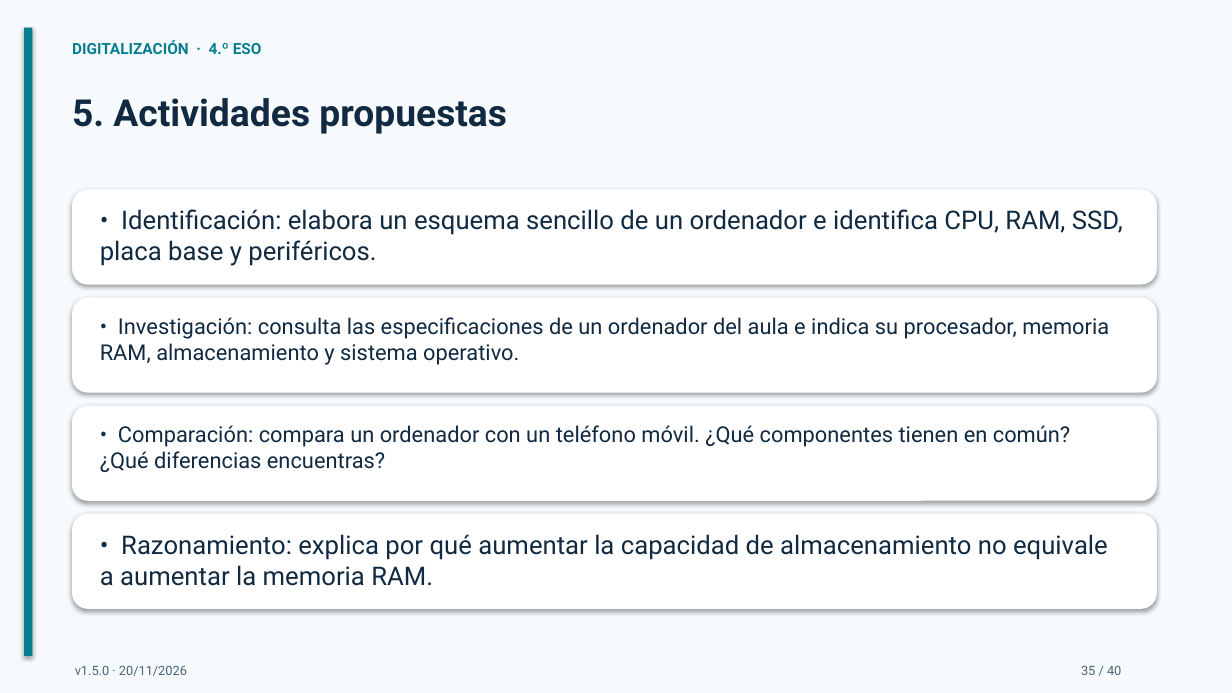
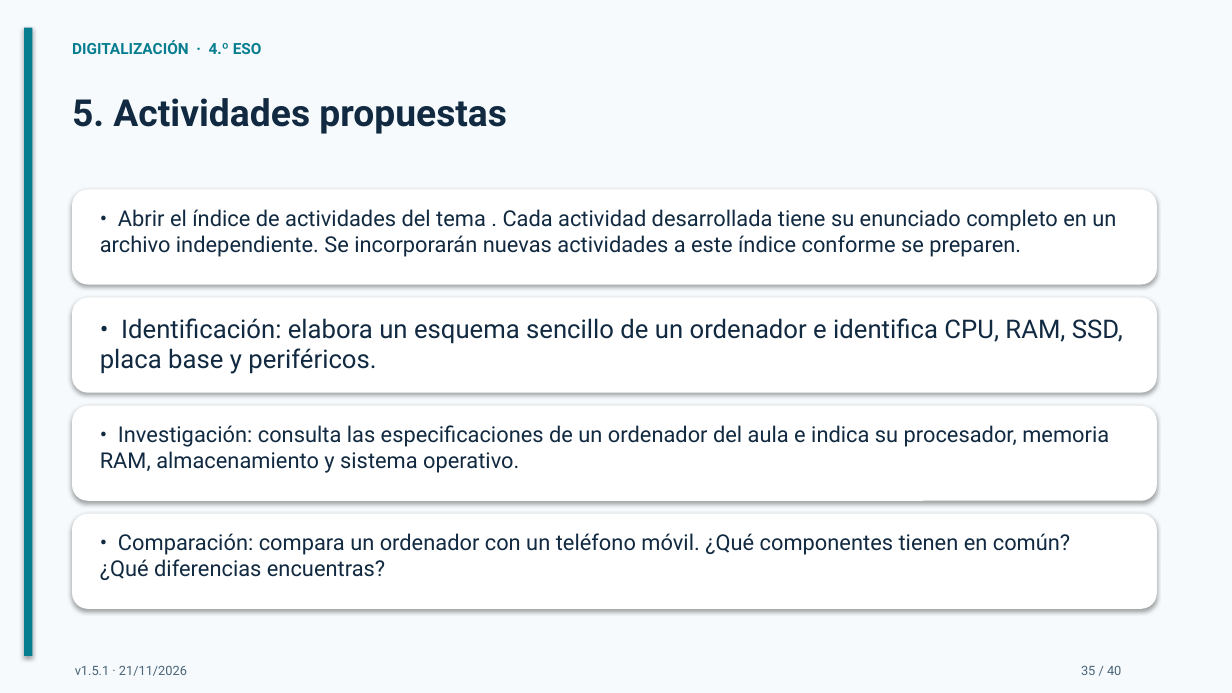
Before and after one commit to bitschips/digitaliza4, a slide deck: slide 35 of temas/tema-01-arquitectura-de-ordenadores/presentaciones/tema-01-arquitectura-de-ordenadores.pptx. Drawn at 1232x693 pixels with LibreOffice and Linux fonts; fonts in the diff are those of the drawing. Boxes give left, top, right and bottom in pixels: in the first picture for what was removed or moved away, otherwise in the second. Text is boxed around its words. In the diff, an @@ line names an element or a change of style, - is before the commit and + after.

```diff
--- a/temas/tema-01-arquitectura-de-ordenadores/presentaciones/tema-01-arquitectura-de-ordenadores.pptx
+++ b/temas/tema-01-arquitectura-de-ordenadores/presentaciones/tema-01-arquitectura-de-ordenadores.pptx
@@ text at (x1=100, y1=209, x2=1116, y2=257): text changed; size 20 to 17 pt @@
-• Identificación: elabora un esquema sencillo de un ordenador e identifica CPU, RAM, SSD, placa base y periféricos.
+• Abrir el índice de actividades del tema . Cada actividad desarrollada tiene su enunciado completo en un archivo independiente. Se incorporarán nuevas actividades a este índice conforme se preparen.
@@ text at (x1=100, y1=318, x2=1123, y2=374): text changed; size 17 to 20 pt @@
-• Investigación: consulta las especificaciones de un ordenador del aula e indica su procesador, memoria RAM, almacenamiento y sistema operativo.
+• Identificación: elabora un esquema sencillo de un ordenador e identifica CPU, RAM, SSD, placa base y periféricos.
@@ text at (x1=100, y1=425, x2=1109, y2=473): text changed @@
-• Comparación: compara un ordenador con un teléfono móvil. ¿Qué componentes tienen en común? ¿Qué diferencias encuentras?
+• Investigación: consulta las especificaciones de un ordenador del aula e indica su procesador, memoria RAM, almacenamiento y sistema operativo.
@@ text at (x1=100, y1=533, x2=1070, y2=580): text changed; size 20 to 17 pt @@
-• Razonamiento: explica por qué aumentar la capacidad de almacenamiento no equivale a aumentar la memoria RAM.
+• Comparación: compara un ordenador con un teléfono móvil. ¿Qué componentes tienen en común? ¿Qué diferencias encuentras?
@@ text at (x1=75, y1=666, x2=187, y2=676): text changed @@
-v1.5.0 · 20/11/2026
+v1.5.1 · 21/11/2026
```
Also in this commit, not shown: 39 other slides changed, 2 other files.
